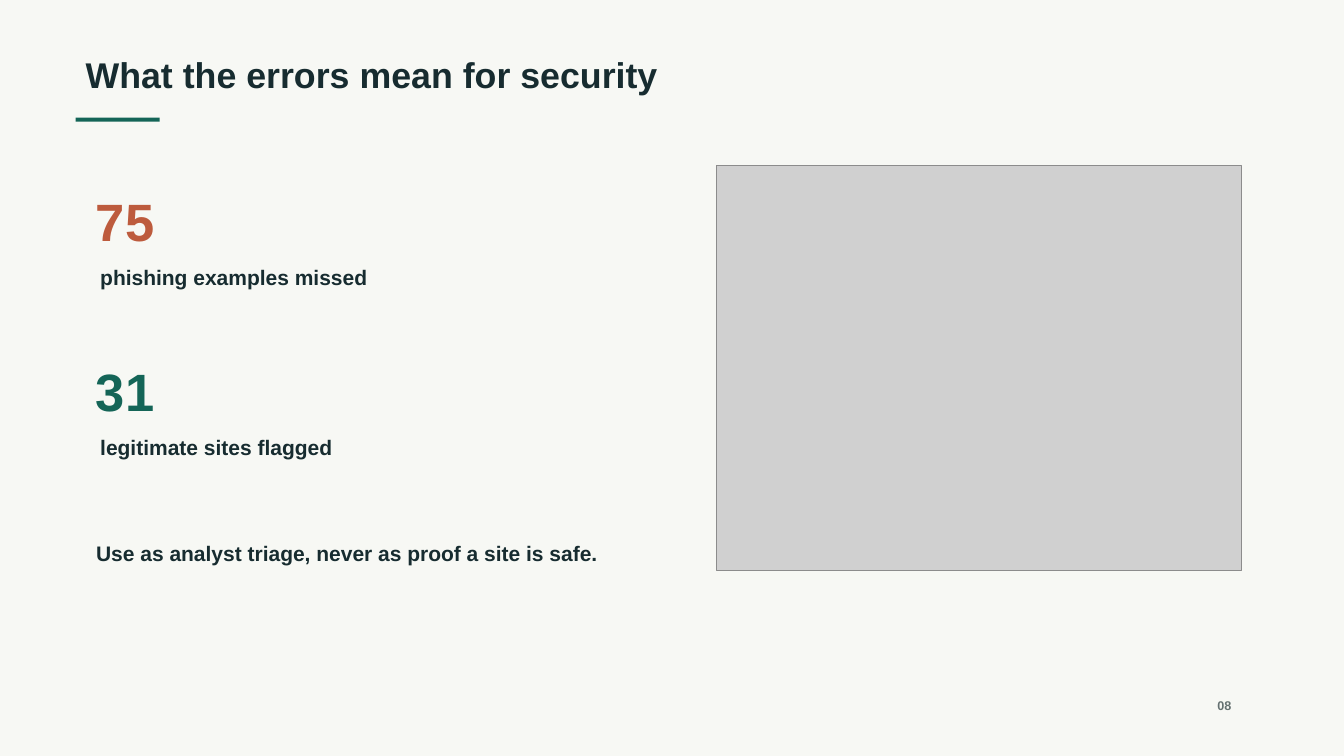
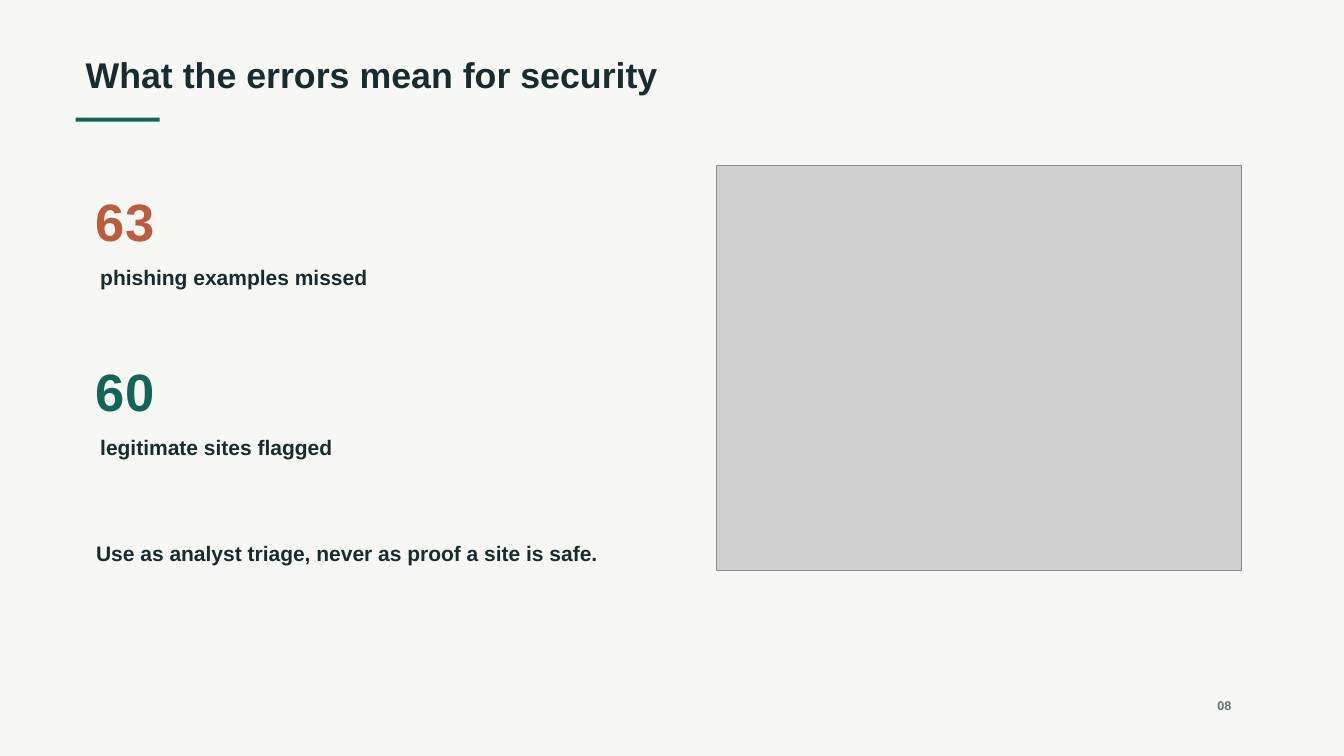
Before and after one commit to you01ssef/Assignment-1, a slide deck: slide 8 of presentation/Phishing_Website_Detection.pptx. Drawn at 1344x756 pixels with LibreOffice and Linux fonts; fonts in the diff are those of the drawing; grey boxes stand for pictures. Boxes give left, top, right and bottom in pixels: in the first picture for what was removed or moved away, otherwise in the second. Text is boxed around its words. In the diff, an @@ line names an element or a change of style, - is before the commit and + after.

```diff
--- a/presentation/Phishing_Website_Detection.pptx
+++ b/presentation/Phishing_Website_Detection.pptx
@@ text at (x1=96, y1=204, x2=154, y2=242): text changed @@
-75
+63
@@ text at (x1=96, y1=374, x2=154, y2=412): text changed @@
-31
+60
```
Also in this commit, not shown: 4 other slides changed.
